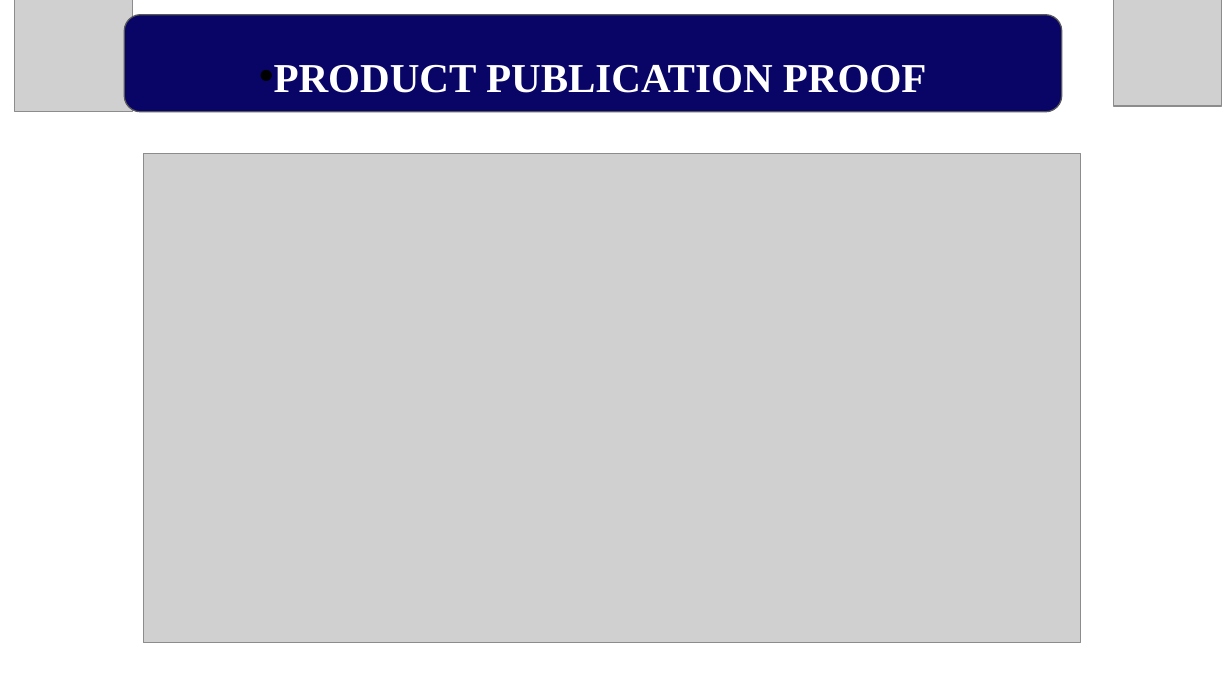
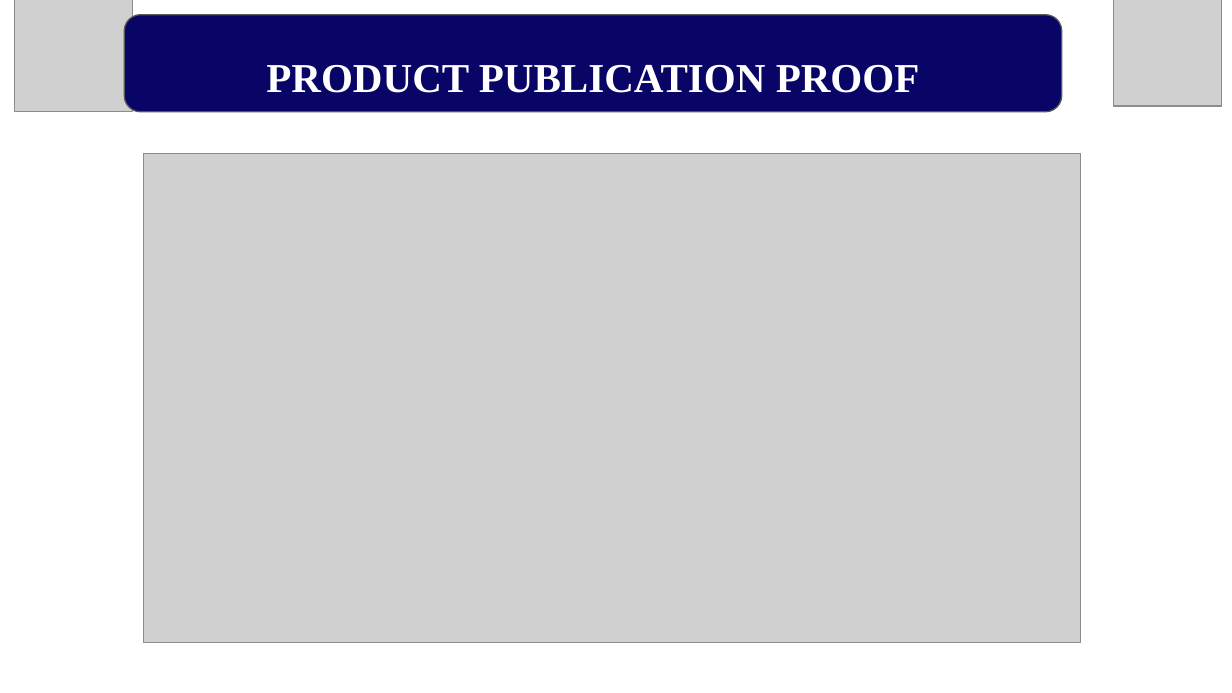
Before and after one commit to TheOrionGD/Connify-APP, a slide deck: slide 25 of docs/reports/Connify_Presentation.pptx. Drawn at 1232x693 pixels with LibreOffice and Linux fonts; fonts in the diff are those of the drawing; grey boxes stand for pictures. Boxes give left, top, right and bottom in pixels: in the first picture for what was removed or moved away, otherwise in the second. Text is boxed around its words. In the diff, an @@ line names an element or a change of style, - is before the commit and + after.

```diff
--- a/docs/reports/Connify_Presentation.pptx
+++ b/docs/reports/Connify_Presentation.pptx
@@ rounded rectangle "PRODUCT PUBLICATION PROOF" at (124,15,1062,112): bullet • to none @@
```
Also in this commit, not shown: 18 other slides changed, 1 other file.
